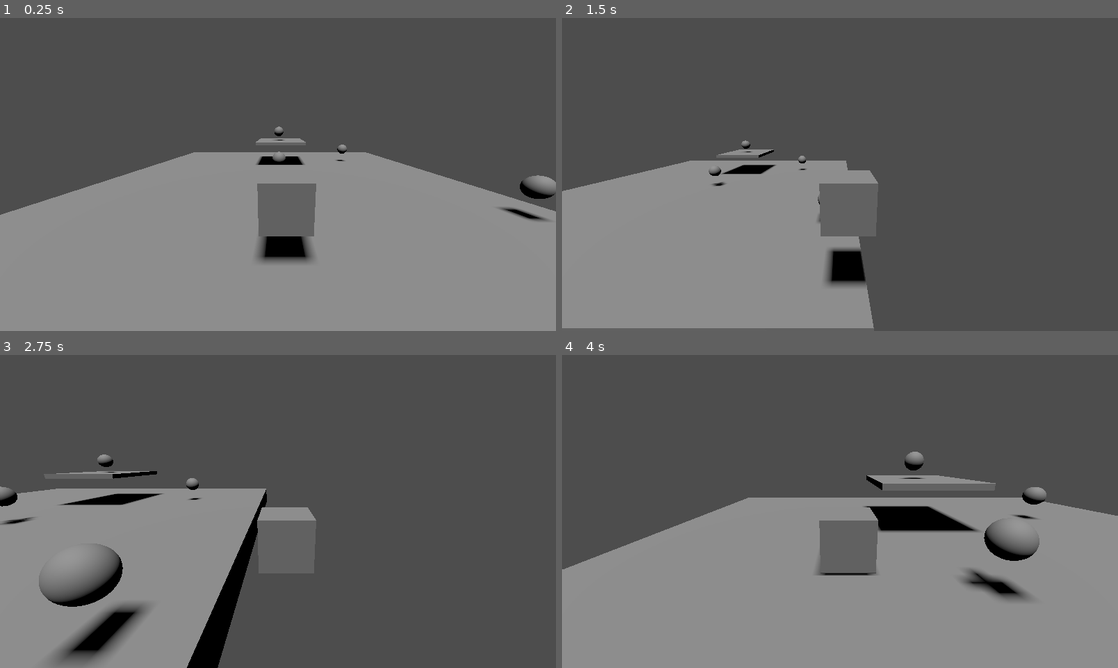
Above: before the commit, frames 1-4 (two rows, left to right).
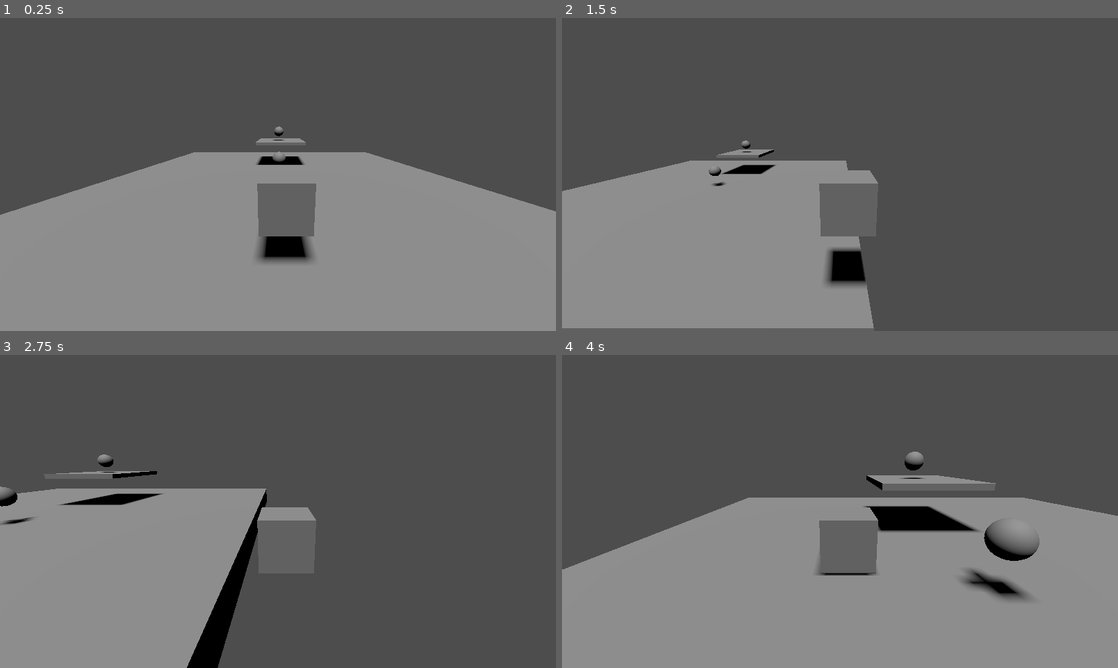
Above: after the commit, the same moments.

Repository: TimurBysky/3D-Platformer-with-Basic-Elements
Game: Godot game, scene res://main.tscn
Two runs of this game, one before a commit and one after it. Both use one fixed random seed, a clock stepped at 60 frames per second and the inputs below.
Inputs:
- Up to frame 1 (0.25 s): no input
- Up to frame 2 (1.5 s): hold D (right) 0.53-1.28 s; tap Space (jump) at 0.77 s; hold S (backward) from 1.28 s (still down)
- Up to frame 3 (2.75 s): tap Space (jump) at 1.52 s; release S (backward) at 2.03 s; hold D (right) from 2.03 s (still down)
- Up to frame 4 (4 s): release D (right) at 2.78 s; hold W (forward) 2.78-3.53 s; tap Space (jump) at 3.02, 3.77 s; hold A (left) from 3.53 s (still down)

The runs differ from the first frame. In frame 1, 0.5% of the frame differs, in the area x 49-100%, y 34-65%; in frame 2, less than 0.1%; in frame 3, 3.1%, in the area x 7-37%, y 32-100%; in frame 4, 0.2%.

Commit message:
Добавление названий объектам

Diff:
--- a/Level.tscn
+++ b/Level.tscn
@@ -18,65 +18,45 @@
 
 [node name="Node3D" type="Node3D"]
 
-[node name="StaticBody3D" type="StaticBody3D" parent="."]
+[node name="Main_Platform" type="StaticBody3D" parent="."]
 
-[node name="MeshInstance3D" type="MeshInstance3D" parent="StaticBody3D"]
+[node name="MeshInstance3D" type="MeshInstance3D" parent="Main_Platform"]
 transform = Transform3D(7.955, 0, 0, 0, 0.5, 0, 0, 0, 8.9, 0, -0.0621473, 0.0212182)
 mesh = SubResource("BoxMesh_qhyq2")
 
-[node name="CollisionShape3D" type="CollisionShape3D" parent="StaticBody3D"]
+[node name="CollisionShape3D" type="CollisionShape3D" parent="Main_Platform"]
 transform = Transform3D(1, 0, 0, 0, 1, 0, 0, 0, 1, -0.0140305, -0.152802, 0.0163651)
 shape = SubResource("BoxShape3D_bexhn")
 
-[node name="StaticBody3D2" type="StaticBody3D" parent="."]
+[node name="Platform" type="StaticBody3D" parent="."]
 transform = Transform3D(0.19, 0, 0, 0, 0.19, 0, 0, 0, 0.19, 0, 0.873924, -2.15366)
 
-[node name="MeshInstance3D" type="MeshInstance3D" parent="StaticBody3D2"]
+[node name="MeshInstance3D" type="MeshInstance3D" parent="Platform"]
 transform = Transform3D(7.955, 0, 0, 0, 0.5, 0, 0, 0, 8.9, 0, -0.0621473, 0.0212182)
 mesh = SubResource("BoxMesh_qhyq2")
 
-[node name="CollisionShape3D" type="CollisionShape3D" parent="StaticBody3D2"]
+[node name="CollisionShape3D" type="CollisionShape3D" parent="Platform"]
 transform = Transform3D(1, 0, 0, 0, 1, 0, 0, 0, 1, -0.0140305, -0.152802, 0.0163651)
 shape = SubResource("BoxShape3D_bexhn")
 
-[node name="Area3D4" type="Area3D" parent="."]
+[node name="Coin" type="Area3D" parent="."]
 transform = Transform3D(0.315, 0, 0, 0, 0.315, 0, 0, 0, 0.315, -0.0555103, 0.627098, 0)
 script = ExtResource("1_bexhn")
 
-[node name="CollisionShape3D" type="CollisionShape3D" parent="Area3D4"]
+[node name="CollisionShape3D" type="CollisionShape3D" parent="Coin"]
 shape = SubResource("SphereShape3D_t7iv1")
 
-[node name="MeshInstance3D" type="MeshInstance3D" parent="Area3D4"]
+[node name="MeshInstance3D" type="MeshInstance3D" parent="Coin"]
 mesh = SubResource("SphereMesh_qhyq2")
 
-[node name="Area3D5" type="Area3D" parent="."]
-transform = Transform3D(0.315, 0, 0, 0, 0.315, 0, 0, 0, 0.315, -0.0555103, 1.20032, -2.17542)
+[node name="Coin2" type="Area3D" parent="."]
+transform = Transform3D(0.315, 0, 0, 0, 0.315, 0, 0, 0, 0.315, -0.0555103, 1.20147, -2.18245)
 script = ExtResource("1_bexhn")
 
-[node name="CollisionShape3D" type="CollisionShape3D" parent="Area3D5"]
+[node name="CollisionShape3D" type="CollisionShape3D" parent="Coin2"]
 shape = SubResource("SphereShape3D_t7iv1")
 
-[node name="MeshInstance3D" type="MeshInstance3D" parent="Area3D5"]
-mesh = SubResource("SphereMesh_qhyq2")
-
-[node name="Area3D6" type="Area3D" parent="."]
-transform = Transform3D(0.315, 0, 0, 0, 0.315, 0, 0, 0, 0.315, 2.14319, 0.601269, -2.17542)
-script = ExtResource("1_bexhn")
-
-[node name="CollisionShape3D" type="CollisionShape3D" parent="Area3D6"]
-shape = SubResource("SphereShape3D_t7iv1")
-
-[node name="MeshInstance3D" type="MeshInstance3D" parent="Area3D6"]
-mesh = SubResource("SphereMesh_qhyq2")
-
-[node name="Area3D7" type="Area3D" parent="."]
-transform = Transform3D(0.315, 0, 0, 0, 0.315, 0, 0, 0, 0.315, 3.41265, 0.601269, 2.29993)
-script = ExtResource("1_bexhn")
-
-[node name="CollisionShape3D" type="CollisionShape3D" parent="Area3D7"]
-shape = SubResource("SphereShape3D_t7iv1")
-
-[node name="MeshInstance3D" type="MeshInstance3D" parent="Area3D7"]
+[node name="MeshInstance3D" type="MeshInstance3D" parent="Coin2"]
 mesh = SubResource("SphereMesh_qhyq2")
 
 [node name="death_area" type="Area3D" parent="."]
@@ -91,8 +71,6 @@
 
 [node name="GameUI" parent="CanvasLayer" instance=ExtResource("3_2nifc")]
 
-[connection signal="body_entered" from="Area3D4" to="Area3D4" method="_on_body_entered"]
-[connection signal="body_entered" from="Area3D5" to="Area3D5" method="_on_body_entered"]
-[connection signal="body_entered" from="Area3D6" to="Area3D6" method="_on_body_entered"]
-[connection signal="body_entered" from="Area3D7" to="Area3D7" method="_on_body_entered"]
+[connection signal="body_entered" from="Coin" to="Coin" method="_on_body_entered"]
+[connection signal="body_entered" from="Coin2" to="Coin2" method="_on_body_entered"]
 [connection signal="body_entered" from="death_area" to="death_area" method="_on_body_entered"]
